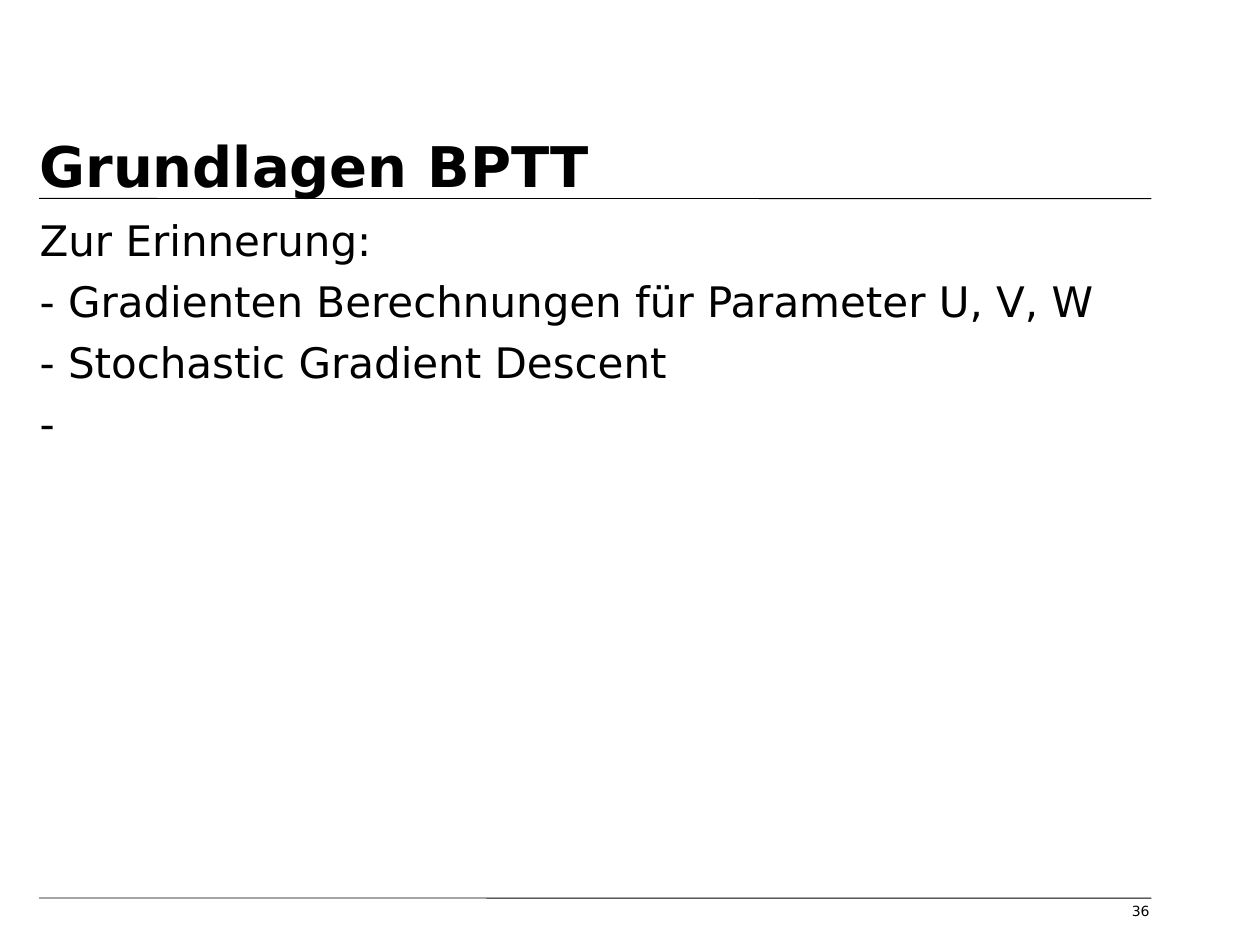
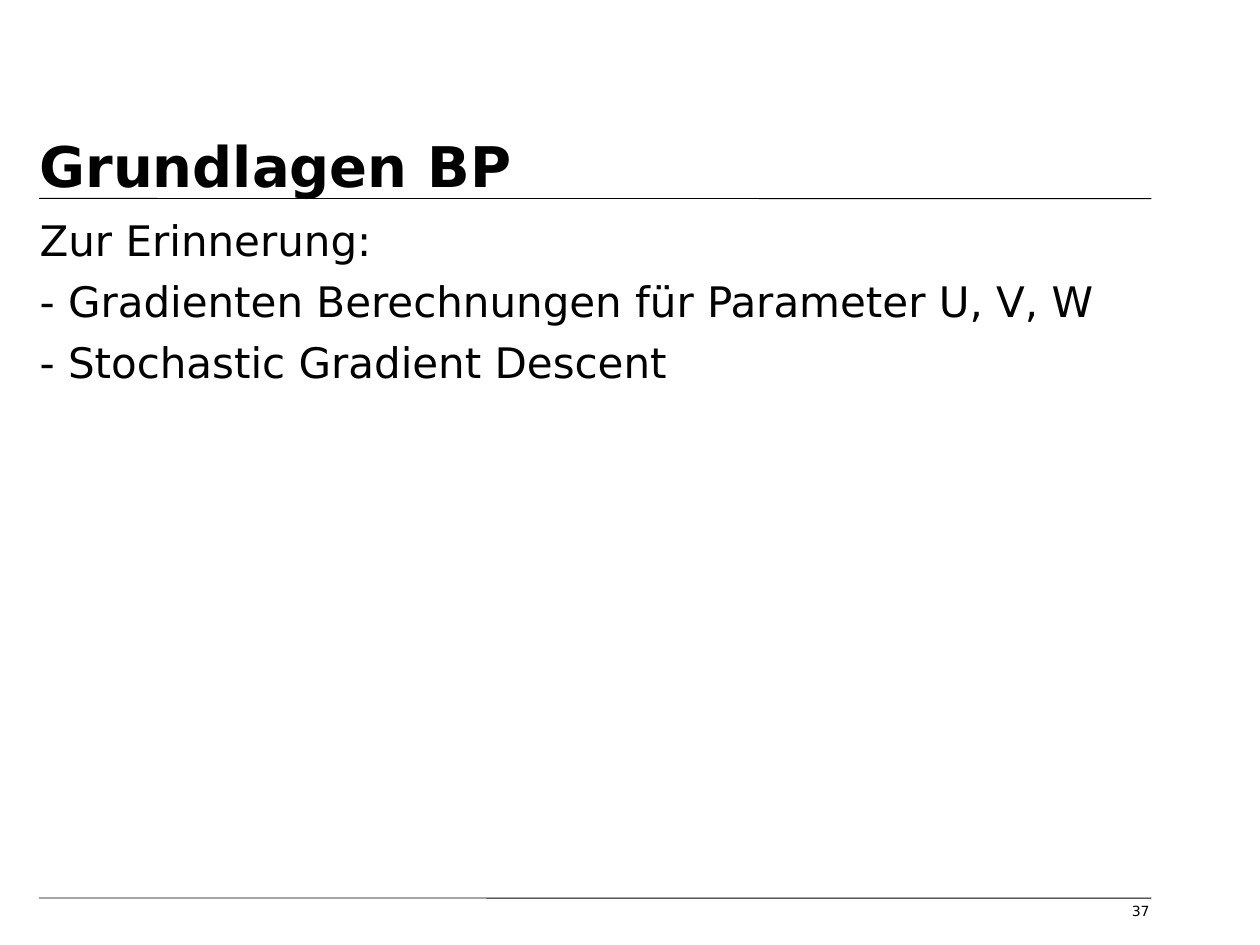
Before and after one commit to tfassbender/deep_learning_team_rnn, a slide deck: slide 37 of vorlesung/vorlesung_rnn_tobias_marvin.odp (slide 36 before the commit). Drawn at 1260x945 pixels with LibreOffice and Linux fonts; fonts in the diff are those of the drawing; background and template pictures are left out. Boxes give left, top, right and bottom in pixels: in the first picture for what was removed or moved away, otherwise in the second. Text is boxed around its words. In the diff, an @@ line names an element or a change of style, - is before the commit and + after.

```diff
--- a/vorlesung/vorlesung_rnn_tobias_marvin.odp
+++ b/vorlesung/vorlesung_rnn_tobias_marvin.odp
@@ title at [40, 144, 511, 198]: text changed @@
-Grundlagen BPTT
+Grundlagen BP
@@ text at [40, 224, 1094, 379]: paragraph removed @@
--
@@ page number at [1132, 905, 1150, 917]: text changed @@
-36
+37
```
Also in this commit, not shown: 5 other slides changed, 11 slides added, 1 slide removed, 2 other files.
